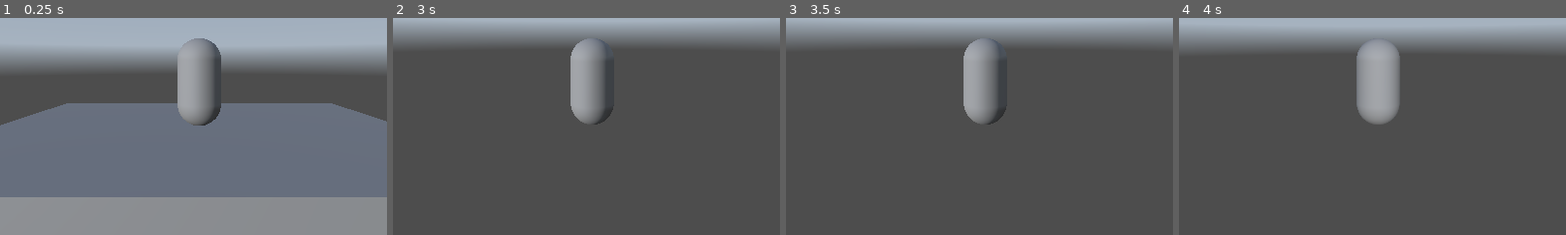
Above: before the commit, frames 1-4 (left to right).
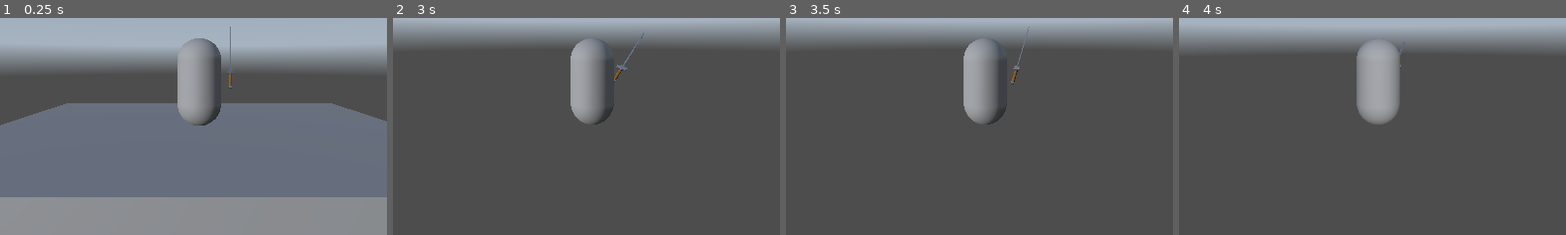
Above: after the commit, the same moments.

Repository: Jackimal5/Hollows-Haven
Game: Godot game, scene res://test_area.tscn
The game is run twice, just before and just after one commit, with the same random seed, the same clock (stepped at 60 frames per second) and the same inputs. A sky picture missing from this copy of the repository is replaced by a grey-blue gradient.
Inputs (mouse positions are % of the whole screen's width and height, from its top left):
- Up to frame 1 (0.25 s): no input
- Up to frame 2 (3 s): tap Enter at 0.5 s; move the mouse to (55, 50) at 0.52 s; hold W (forward) from 0.53 s (still down); click (55, 50) at 0.6 s; tap Space (jump) at 0.77, 1.52, 2.75 s; move the mouse to (45, 50) at 1.27 s; tap Shift (sprint) at 1.35 s; click (45, 50) at 1.55 s; move the mouse to (52, 48) at 2.02 s; click (52, 48) at 2.1 s; move the mouse to (49, 52) at 2.77 s; click (49, 52) at 2.85 s
- Up to frame 3 (3.5 s): keep holding W (forward); tap Space (jump) at 3.02 s
- Up to frame 4 (4 s): keep holding W (forward); tap Enter at 3.5 s; move the mouse to (57, 51) at 3.52 s; hold Shift (sprint) from 3.53 s (still down); tap Space (jump) at 3.77 s; click (57, 51) at 3.8 s
The pictures show only the part of the screen within x 24-74%, y 40-90%; the shares and areas given below are measured in that part.

The runs differ from the first frame. In frame 1, 0.1% of the frame differs, in the area x 59-61%, y 4-33%; in frame 2, 0.1%, in the area x 57-65%, y 6-30%; in frame 3, 0.1%; in frame 4, less than 0.1%.

Commit message:
Functional Sword Swing
I implemented a sword swing animation.

Diff:
--- a/player.gd
+++ b/player.gd
@@ -17,8 +17,9 @@
 #Changables
 @export var sensitivity = 0.5
 
-#Declared Variables
+#Declared Nodes
 @onready var camera_origin: Node3D = $PlayerCollider/CameraOrigin
+@onready var animation_player = $AnimationPlayer
 
 func _ready():
 	Input.mouse_mode = Input.MOUSE_MODE_CAPTURED
@@ -58,6 +59,9 @@
 	else:
 		sprinting = false
 
+	if Input.is_action_just_pressed("left_click"):
+		animation_player.play("swing")
+
 	# Get the input direction and handle the movement/deceleration.
 	# As good practice, you should replace UI actions with custom gameplay actions.
 	var input_dir := Input.get_vector("left", "right", "forward", "backward")
--- a/project.godot
+++ b/project.godot
@@ -56,3 +56,8 @@
 "events": [Object(InputEventKey,"resource_local_to_scene":false,"resource_name":"","device":-1,"window_id":0,"alt_press …(195 unchanged characters)…
 ]
 }
+left_click={
+"deadzone": 0.2,
+"events": [Object(InputEventMouseButton,"resource_local_to_scene":false,"resource_name":"","device":-1,"window_id":0,"alt_pressed":false,"shift_pressed":false,"ctrl_pressed":false,"meta_pressed":false,"button_mask":0,"position":Vector2(0, 0),"global_position":Vector2(0, 0),"factor":1.0,"button_index":1,"canceled":false,"pressed":false,"double_click":false,"script":null)
+]
+}
--- a/test_area.tscn
+++ b/test_area.tscn
@@ -1,13 +1,69 @@
-[gd_scene load_steps=8 format=3 uid="uid://bkf2accpow3fq"]
+[gd_scene load_steps=14 format=3 uid="uid://bkf2accpow3fq"]
 
 [ext_resource type="Script" uid="uid://btvyohb56e6xd" path="res://player.gd" id="1_64fjj"]
 [ext_resource type="Texture2D" uid="uid://dlwslvprjim21" path="res://citrus_orchard_puresky_4k.exr" id="2_rfpkf"]
+[ext_resource type="PackedScene" uid="uid://cp0xlar5bqga0" path="res://Assets/Sword.glb" id="3_6fnve"]
 
 [sub_resource type="CapsuleShape3D" id="CapsuleShape3D_fw7ol"]
 radius = 0.54
 height = 2.04
 
 [sub_resource type="CapsuleMesh" id="CapsuleMesh_64fjj"]
+
+[sub_resource type="BoxShape3D" id="BoxShape3D_6fnve"]
+size = Vector3(0.03508, 1.1543, 0.0678711)
+
+[sub_resource type="Animation" id="Animation_6fnve"]
+resource_name = "swing"
+length = 1.02
+tracks/0/type = "position_3d"
+tracks/0/imported = false
+tracks/0/enabled = true
+tracks/0/path = NodePath("Sword")
+tracks/0/interp = 1
+tracks/0/loop_wrap = true
+tracks/0/keys = PackedFloat32Array(0.0333333, 1, 0.79101, 0.202877, -0.725657, 0.1, 1, 1.08358, 0.202877, -0.16034, 0.166667, 1, 0.790351, 0.202877, -0.93429, 0.266667, 1, 0.325608, 0.202877, -1.4062, 0.366667, 1, -0.216377, 0.202877, -1.54121, 0.466667, 1, -0.73871, 0.202877, -1.02773, 0.533333, 1, -1.03313, 0.0707609, -0.783854, 0.633333, 1, -0.0756071, 0.225469, -1.54966, 0.7, 1, 0.272299, 0.225469, -1.54966, 0.8, 1, 0.874606, 0.225469, -1.09515, 0.933333, 1, 0.79101, 0.202877, -0.725657)
+tracks/1/type = "rotation_3d"
+tracks/1/imported = false
+tracks/1/enabled = true
+tracks/1/path = NodePath("Sword")
+tracks/1/interp = 1
+tracks/1/loop_wrap = true
+tracks/1/keys = PackedFloat32Array(0.0333333, 1, 0, 0, 0, 1, 0.133333, 1, 0.251046, 0.055955, -0.213816, 0.942405, 0.2, 1, -0.249114, 0.367465, -0.343907, 0.827429, 0.3, 1, -0.284083, 0.4529, -0.315637, 0.783933, 0.4, 1, -0.466034, 0.63126, -0.322167, 0.529652, 0.5, 1, -0.534018, 0.747713, -0.18922, 0.346331, 0.6, 1, -0.471736, 0.768354, -0.0671674, 0.427301, 0.7, 1, -0.330242, 0.500236, -0.362784, 0.713507, 0.833333, 1, -0.211145, 0.272384, -0.44282, 0.827729, 0.933333, 1, 0, 0, 0, 1)
+
+[sub_resource type="Animation" id="Animation_od0h0"]
+length = 0.001
+tracks/0/type = "position_3d"
+tracks/0/imported = false
+tracks/0/enabled = true
+tracks/0/path = NodePath("Sword")
+tracks/0/interp = 1
+tracks/0/loop_wrap = true
+tracks/0/keys = PackedFloat32Array(0, 1, 0.79101, 0.202877, -0.725657)
+
+[sub_resource type="Animation" id="Animation_vt2yd"]
+resource_name = "Idle"
+tracks/0/type = "position_3d"
+tracks/0/imported = false
+tracks/0/enabled = true
+tracks/0/path = NodePath("Sword")
+tracks/0/interp = 1
+tracks/0/loop_wrap = true
+tracks/0/keys = PackedFloat32Array()
+tracks/1/type = "rotation_3d"
+tracks/1/imported = false
+tracks/1/enabled = true
+tracks/1/path = NodePath("Sword")
+tracks/1/interp = 1
+tracks/1/loop_wrap = true
+tracks/1/keys = PackedFloat32Array()
+
+[sub_resource type="AnimationLibrary" id="AnimationLibrary_vt2yd"]
+_data = {
+&"Idle": SubResource("Animation_vt2yd"),
+&"RESET": SubResource("Animation_od0h0"),
+&"swing": SubResource("Animation_6fnve")
+}
 
 [sub_resource type="PanoramaSkyMaterial" id="PanoramaSkyMaterial_6fnve"]
 panorama = ExtResource("2_rfpkf")
@@ -47,6 +103,21 @@
 
 [node name="PlayerTemporaryMesh2" type="MeshInstance3D" parent="Player"]
 
+[node name="Sword" parent="Player" instance=ExtResource("3_6fnve")]
+transform = Transform3D(1, 0, 0, 0, 1, 0, 0, 0, 1, 0.79101, 0.202877, -0.725657)
+
+[node name="Area3D" type="Area3D" parent="Player/Sword"]
+
+[node name="CollisionShape3D" type="CollisionShape3D" parent="Player/Sword/Area3D"]
+transform = Transform3D(1, 0, 0, 0, 1, 0, 0, 0, 1, 0.00303042, 0.575262, 0.00251764)
+shape = SubResource("BoxShape3D_6fnve")
+
+[node name="AnimationPlayer" type="AnimationPlayer" parent="Player"]
+libraries = {
+&"": SubResource("AnimationLibrary_vt2yd")
+}
+speed_scale = 1.46
+
 [node name="WorldEnvironment" type="WorldEnvironment" parent="."]
 environment = SubResource("Environment_vt2yd")
 
Binary file added: Assets/Sword.glb
Not shown, added: Assets/Sword.glb.import
